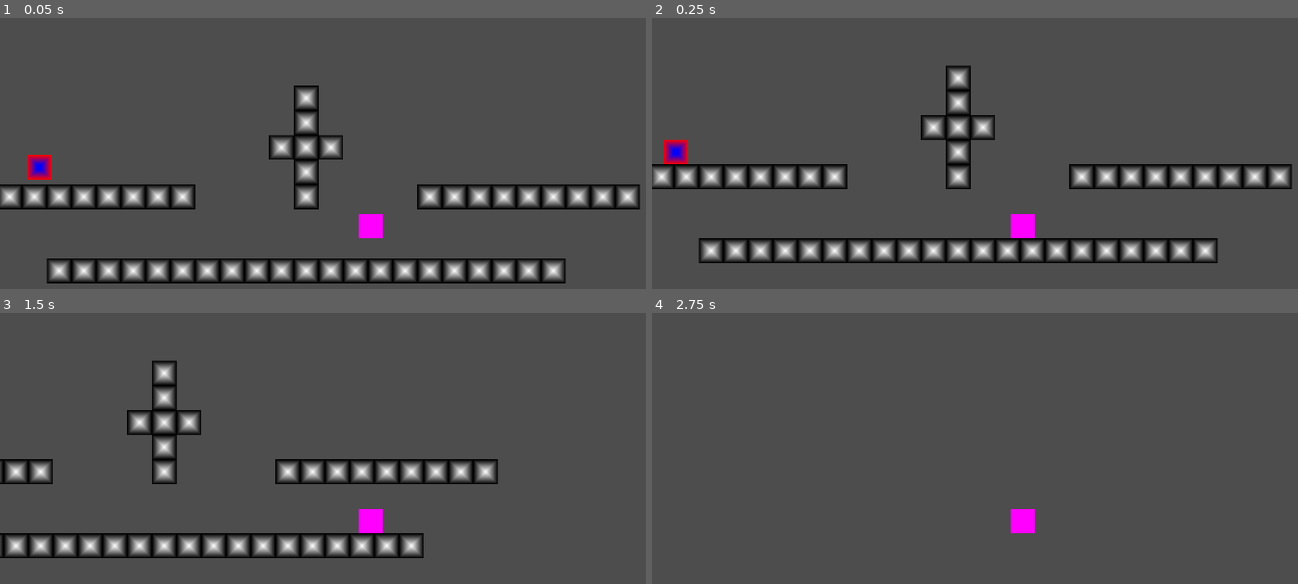
Above: before the commit, frames 1-4 (two rows, left to right).
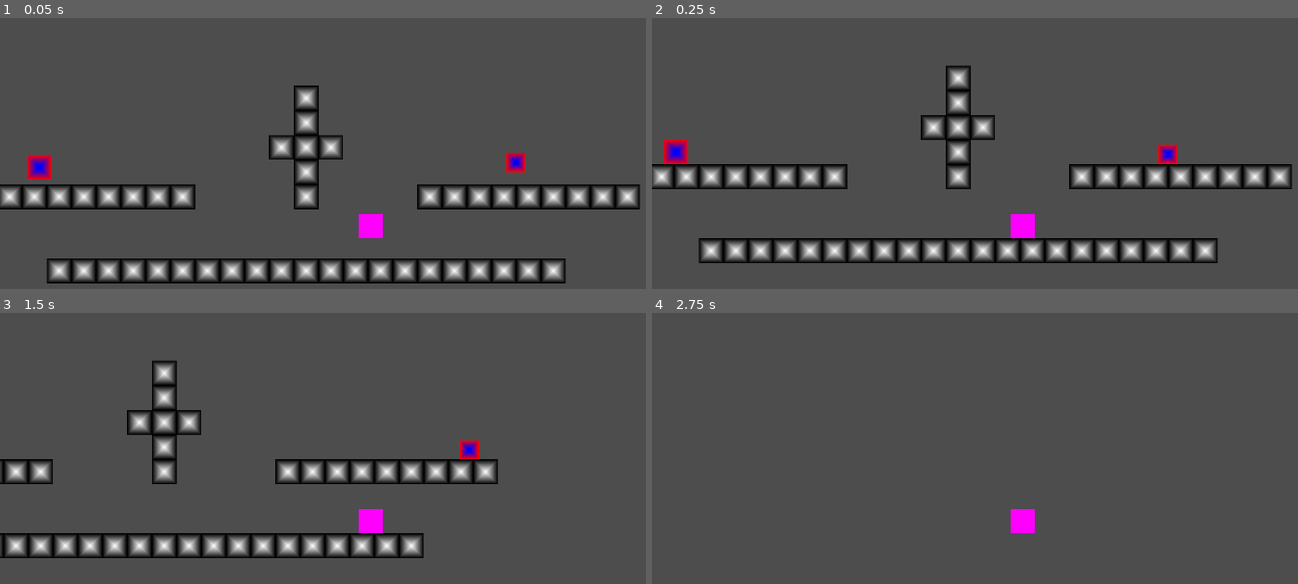
Above: after the commit, the same moments.

Repository: dGameBoy101b/CoOp-2025-Jam
Game: Godot game, scene res://Scenes/test.tscn
Two runs of this game, one before a commit and one after it. Both use one fixed random seed, a clock stepped at 60 frames per second and the inputs below.
Inputs:
- Up to frame 1 (0.05 s): no input
- Up to frame 2 (0.25 s): no input
- Up to frame 3 (1.5 s): hold Right (walk_right) from 0.53 s (still down); tap Up (jump) at 0.77 s
- Up to frame 4 (2.75 s): tap Up (jump) at 1.52 s; release Right (walk_right) at 2.03 s; hold Left (walk_left) from 2.03 s (still down)

The runs differ from the first frame. In frame 1, 0.2% of the frame differs, in the area x 78-82%, y 49-57%; in frame 2, 0.2%; in frame 3, 0.2%; in frame 4, nothing differs.

Commit message:
Added patrolling ground enemy to test scene

Diff:
--- a/Scenes/test.tscn
+++ b/Scenes/test.tscn
@@ -1,8 +1,9 @@
-[gd_scene load_steps=4 format=4 uid="uid://bt3gf1n0b8poi"]
+[gd_scene load_steps=5 format=4 uid="uid://bt3gf1n0b8poi"]
 
 [ext_resource type="TileSet" uid="uid://cndfcghecfmt4" path="res://Assets/wall_tile_set.tres" id="1_ys1qc"]
 [ext_resource type="PackedScene" uid="uid://bnxx80ybukwvq" path="res://Scenes/player.tscn" id="2_35xla"]
 [ext_resource type="PackedScene" uid="uid://dl2p5loaj62pw" path="res://Scenes/test_enemy.tscn" id="4_5wyu1"]
+[ext_resource type="PackedScene" uid="uid://dn4mx7fqn0b5y" path="res://Scenes/patrolling_ground_enemy.tscn" id="4_ys1qc"]
 
 [node name="PlayerTest" type="Node2D"]
 
@@ -15,3 +16,8 @@
 
 [node name="PatrollingGroundEnemy" parent="." instance=ExtResource("4_5wyu1")]
 position = Vector2(-720, -238)
+
+[node name="PatrollingGroundEnemy2" parent="." instance=ExtResource("4_ys1qc")]
+position = Vector2(511, -251)
+speed = 200.0
+gravity = 980.0
